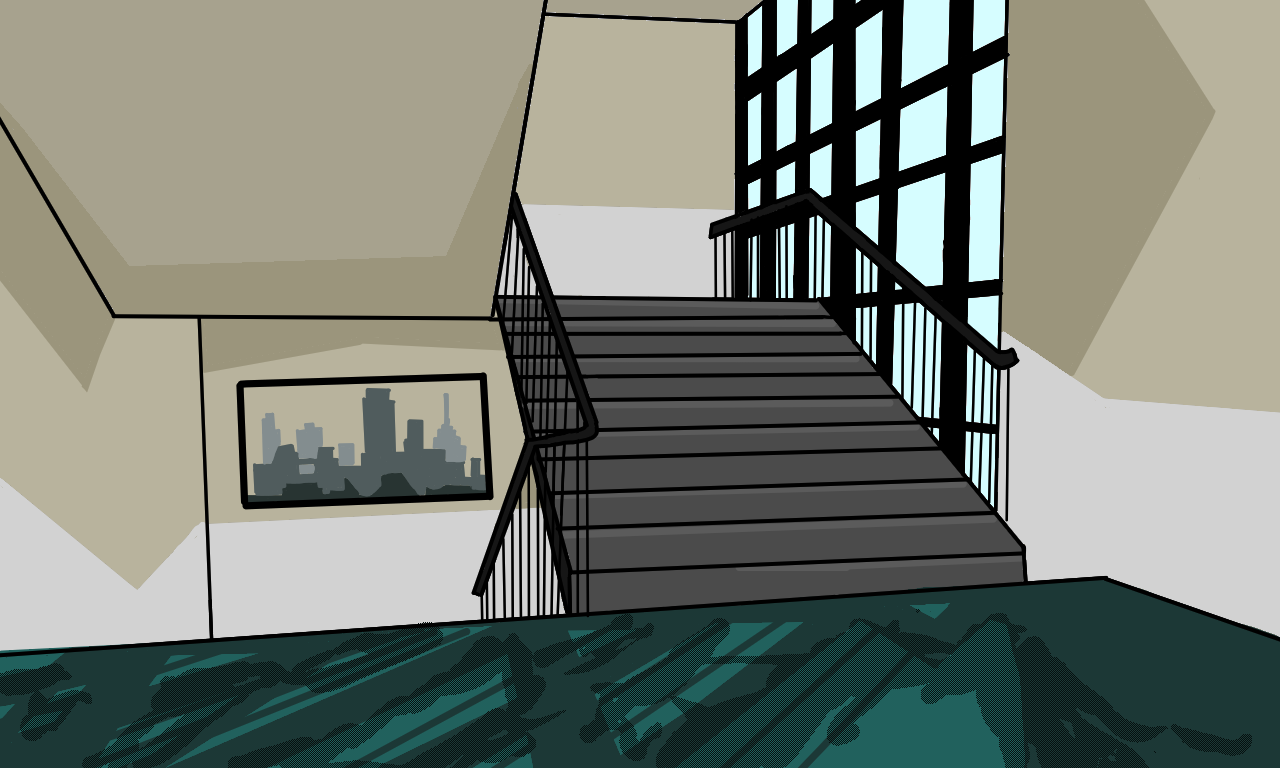
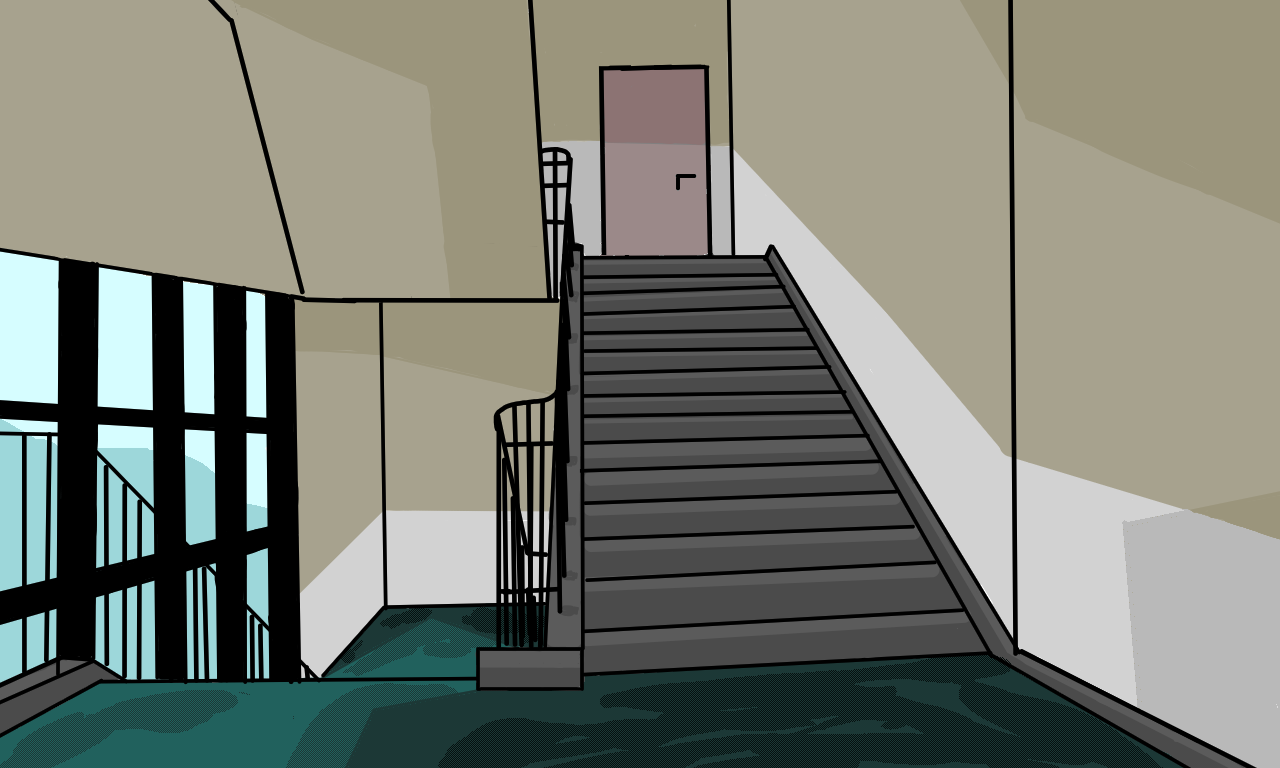
Two versions of the same layered image (1280px x 768px). Layer-by-layer changes:
removed layer "Paint Layer 1" over (x1=0, y1=0, x2=1280, y2=768)
removed layer "Paint Layer 2" over (x1=128, y1=192, x2=1088, y2=768)
added layer "Paint Layer 6" above "Paint Layer 7" over (x1=0, y1=0, x2=1280, y2=768)
added layer "Paint Layer 7" above "Paint Layer 3" over (x1=0, y1=0, x2=1280, y2=768)
hid "Paint Layer 3", painted on it over (x1=0, y1=0, x2=1280, y2=768)
hid "Copy of Paint Layer 2 Merged", painted on it over (x1=0, y1=0, x2=1280, y2=768)
